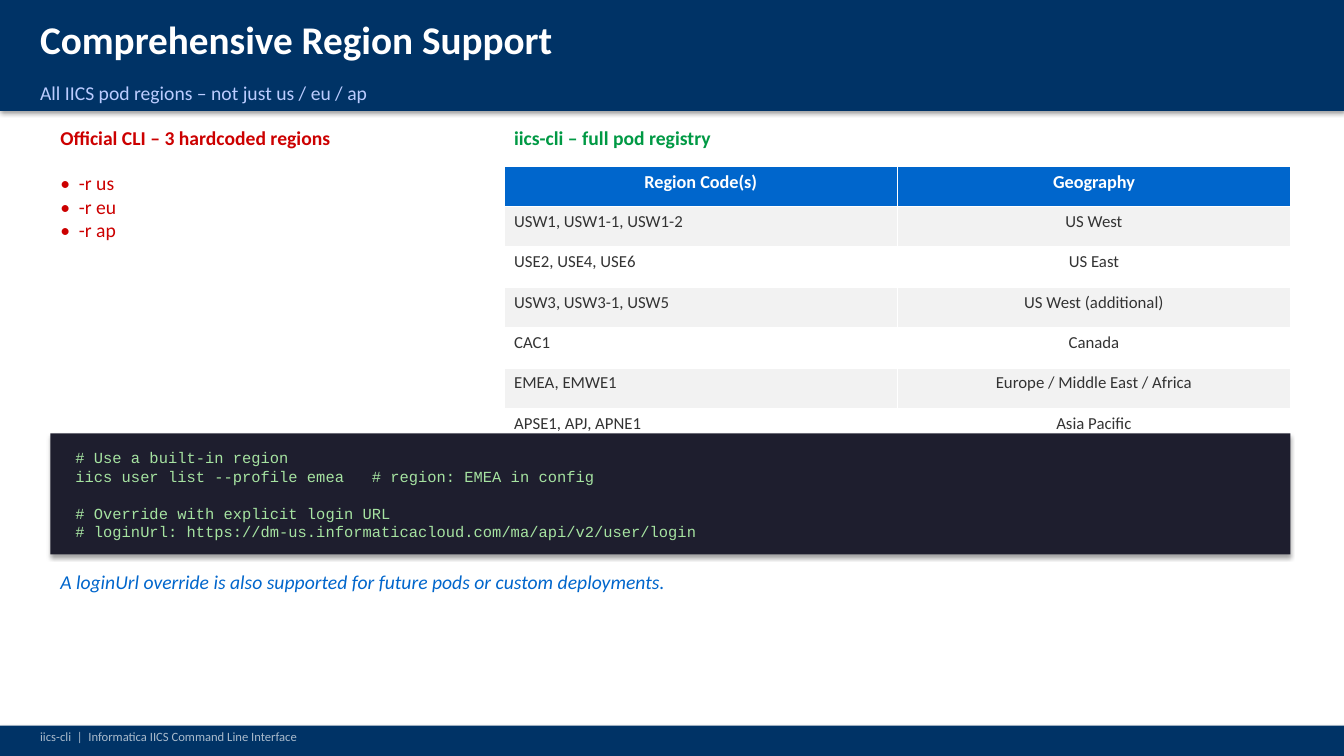
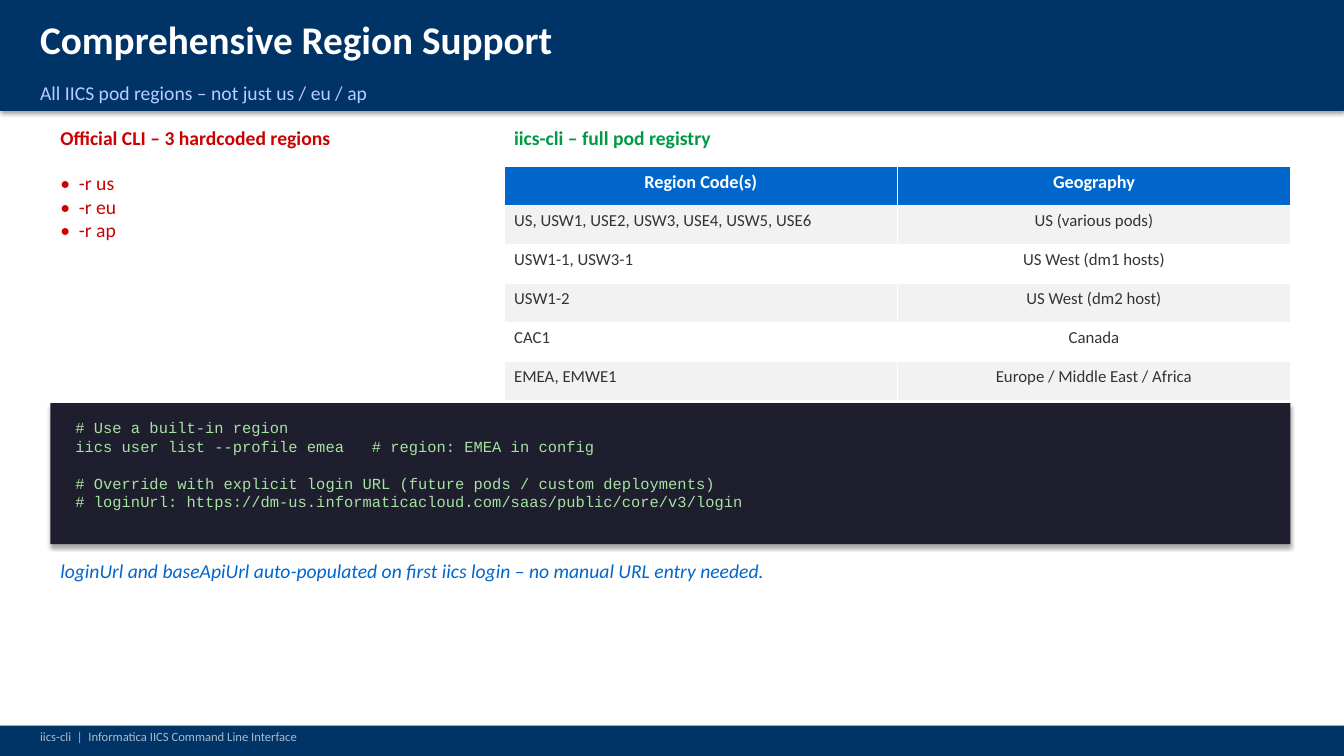
Before and after one commit to jbrazda/iics-cli, a slide deck: slide 14 of docs/documentation/iics-cli-presentation.pptx (slide 10 before the commit). Drawn at 1344x756 pixels with LibreOffice and Linux fonts; fonts in the diff are those of the drawing. Boxes give left, top, right and bottom in pixels: in the first picture for what was removed or moved away, otherwise in the second. Text is boxed around its words. In the diff, an @@ line names an element or a change of style, - is before the commit and + after.

```diff
--- a/docs/documentation/iics-cli-presentation.pptx
+++ b/docs/documentation/iics-cli-presentation.pptx
@@ table at (504,166,1291,479) @@
-row 2, column 1: USW1, USW1-1, USW1-2
+row 2, column 1: US, USW1, USE2, USW3, USE4, USW5, USE6
-row 2, column 2: US West
+row 2, column 2: US (various pods)
-row 3, column 1: USE2, USE4, USE6
+row 3, column 1: USW1-1, USW3-1
-row 3, column 2: US East
+row 3, column 2: US West (dm1 hosts)
-row 4, column 1: USW3, USW3-1, USW5
+row 4, column 1: USW1-2
-row 4, column 2: US West (additional)
+row 4, column 2: US West (dm2 host)
-row 7: APSE1, APJ, APNE1 | Asia Pacific
+row 7: APSE1, APJ | Asia Pacific
+row 8: APNE1 | Asia Pacific North-East
@@ rectangle: place and size @@
-rectangle at (50,434,1291,555)
+rectangle at (50,403,1291,544)
@@ text at (75,422,743,510): text changed @@
-# Use a built-in region
-iics user list --profile emea # region: EMEA in config
-# Override with explicit login URL
-# loginUrl: https://dm-us.informaticacloud.com/ma/api/v2/user/login
+# Use a built-in region
+iics user list --profile emea # region: EMEA in config
+# Override with explicit login URL (future pods / custom deployments)
+# loginUrl: https://dm-us.informaticacloud.com/saas/public/core/v3/login
@@ text at (60,564,763,582): text changed @@
-A loginUrl override is also supported for future pods or custom deployments.
+loginUrl and baseApiUrl auto-populated on first iics login – no manual URL entry needed.
```
Also in this commit, not shown: 13 other slides changed, 4 slides added, 1 other file.
